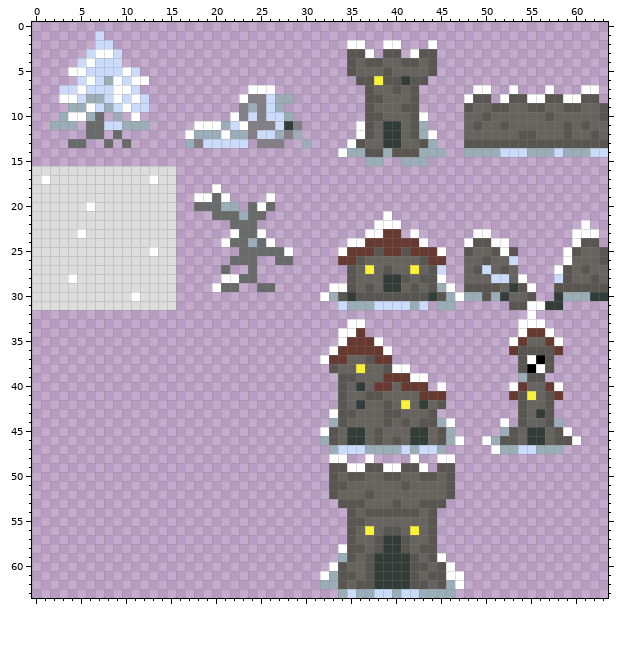
Pixel-art sprite, stored at assets/snow_tiles.png. The picture above is the old version.
The file is 64x64 pixels.
New version:
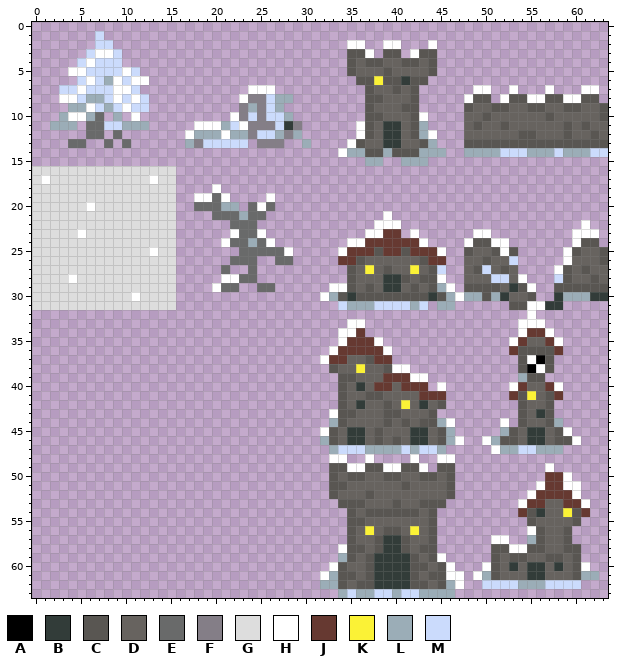
Palette (. is transparent): A #000000  B #323c39  C #595652  D #67635f  E #696a6a  F #847e87  G #dddddd  H #ffffff  J #663931  K #fbf236  L #9badb7  M #cbdbfc
What changed:
Changed rows in their new state; - is an unchanged pixel.
first column x 49:
49 --------H-----
50 --------JJH---
51 -------HJJHH--
52 ------HJJJJH--
53 -----HJJDDJJH-
54 -----JCBDDKCJ-
55 ------CDDDDC--
56 ------HCDDC---
57 --HH--LCDDC---
58 --CCHHCCDDCC--
59 --CDCCDDCCDC--
60 -HCDBDBBDBDCH-
61 HLCDDDBBDDDCLL
62 -MMMMLLLMMMM--
Where, in picture pixels (left, top, right, bottom), the same in both pictures:
added: (473, 463, 599, 589)
